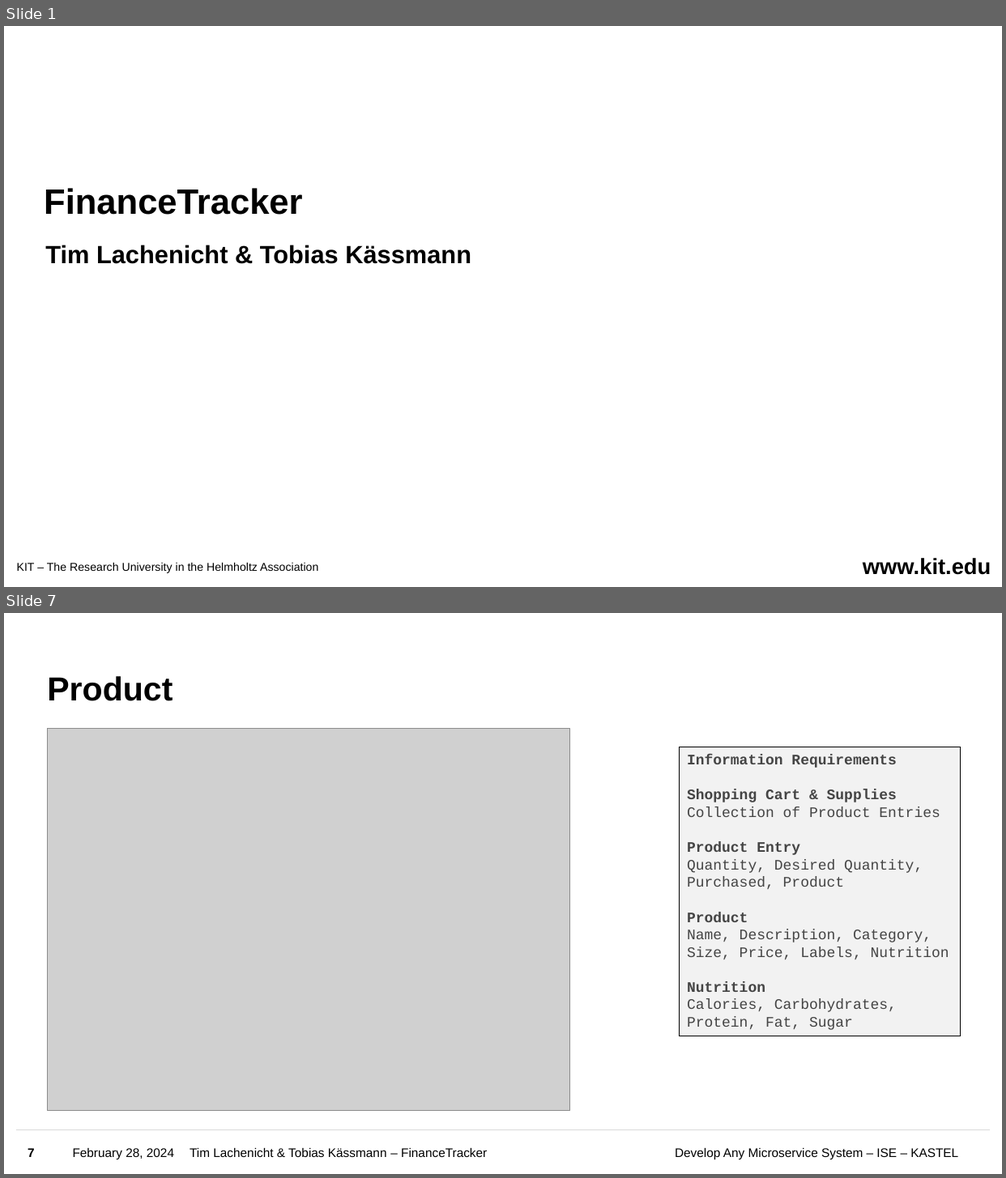
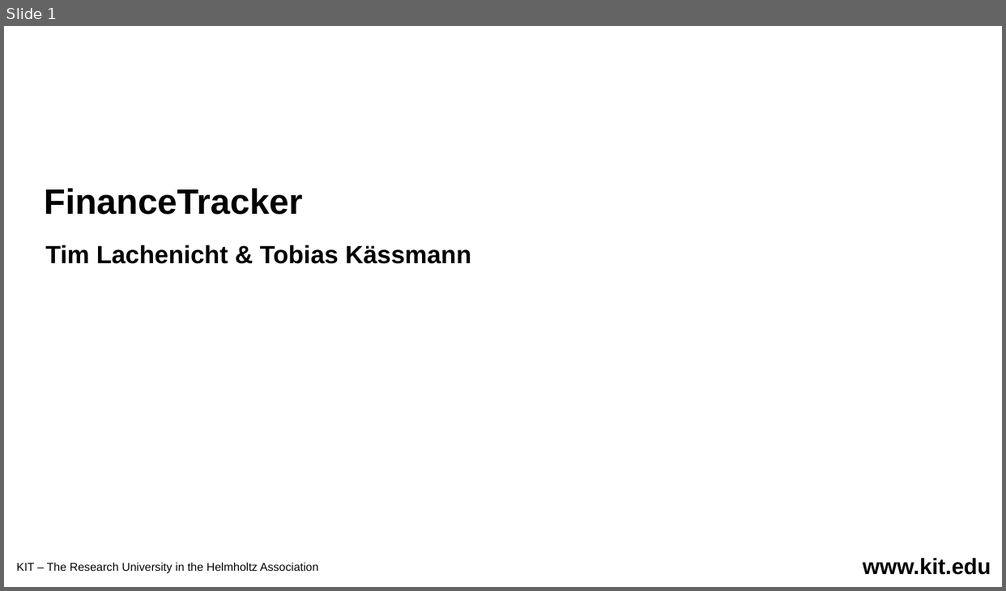
Before and after one commit to Uinyw/financetracker, a slide deck: Slides.pptx. Shown one above the other, each under a label of ours: slides 1 and 7 before the commit, slide 1 after it; the slides between them are not shown. The pictures are 1006x1178 and 1006x591 pixels, drawn with LibreOffice and Linux fonts; fonts in the diff are those of the drawing; grey boxes stand for pictures; background and template pictures are left out. Boxes give left, top, right and bottom in pixels: in the first picture for what was removed or moved away, otherwise in the second. Text is boxed around its words. In the diff, an @@ line names an element or a change of style, - is before the commit and + after.

```diff
--- a/Slides.pptx
+++ b/Slides.pptx
@@ slide 7 removed at [4,613,1002,1174], background #FFFFFF @@
@@ title removed at [47,676,172,701] @@
-Product
@@ picture removed at [48,729,570,1111] @@
@@ rectangle removed at [680,747,961,1037] @@
-Information Requirements
-Shopping Cart & Supplies
-Collection of Product Entries
-Product Entry
-Quantity, Desired Quantity, Purchased, Product
-Product
-Name, Description, Category, Size, Price, Labels, Nutrition
-Nutrition
-Calories, Carbohydrates,
-Protein, Fat, Sugar
@@ line removed from (16, 1131) to (991, 1131) @@
@@ page number removed at [27,1148,35,1157] @@
-7
@@ text removed at [73,1148,174,1161] @@
-February 28, 2024
@@ text removed at [189,1148,487,1157] @@
-Tim Lachenicht & Tobias Kässmann – FinanceTracker
@@ text removed at [675,1148,958,1161] @@
-Develop Any Microservice System – ISE – KASTEL
```
Also in this commit, not shown: 11 slides changed, 22 slides added, 8 other slides removed.
